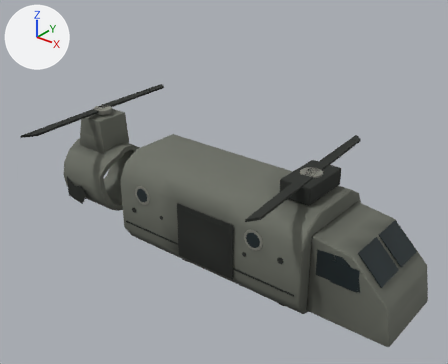
The glTF model apps/range/public/models/crash.glb as it was, and as the next commit left it.
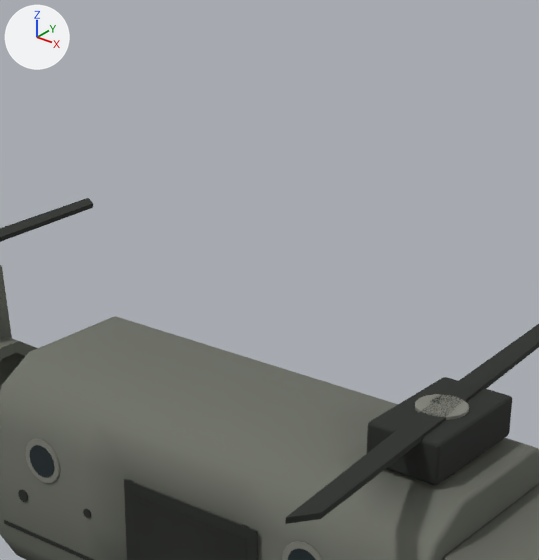
There are two pictures of each version: one whole from a camera (50 mm lens) standing at (7.94, -11.23, 9.07) and looking at (-0.79, -0.32, 2.31), one close up on the part from 28% to 79% of the width and 0% to 65% of the height. The lights are fixed; the arrows at upper left show +X, +Y and +Z. The last two pictures show the newer version.

Names of what the first close-up shows: 'helicopter'.
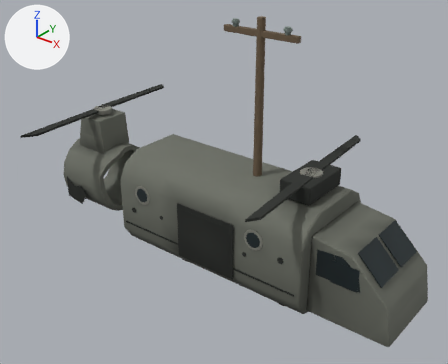
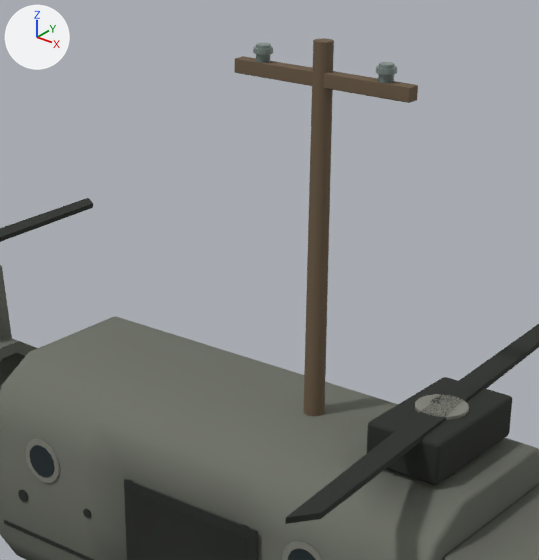
Boxes [x1, y1, x2, y2] around the edits, measured in the close-ups (539 x 560 px):
'utility-pole', added (brown)
    after: [235, 38, 418, 416]
    faces in mat_pole_wood: [235, 38, 418, 416]
    faces in mat_pole_insulator: [253, 43, 397, 83]

The change, as a diff of the scene's bpy script:
```diff
--- a/apps/range/public/models/crash.glb.py
+++ b/apps/range/public/models/crash.glb.py
@@ mat_pole_insulator @@
+mat_pole_insulator = bpy.data.materials.new('pole.insulator')
+# nodes: BsdfPrincipled, Mix, OutputMaterial, VertexColor
+# colours: grey #82908a, mixed with the vertex colours
@@ mat_pole_wood @@
+mat_pole_wood = bpy.data.materials.new('pole.wood')
+# nodes: BsdfPrincipled, Mix, OutputMaterial, VertexColor
+# colours: brown #6c5b46, mixed with the vertex colours
@@ mat_pole_metal @@
+mat_pole_metal = bpy.data.materials.new('pole.metal')
+# nodes: BsdfPrincipled, Mix, OutputMaterial, VertexColor
+# colours: dark grey #454741, mixed with the vertex colours
@@ me_utility_pole @@
+me_utility_pole.from_pydata(...)  # 200 vertices, 372 faces; spans x -1.0..1.0, y -0.15..0.15, z 0.0..6.4
+# faces by material slot: [152, 44, 176]
+me_utility_pole.materials.append(mat_pole_wood)
+me_utility_pole.materials.append(mat_pole_metal)
+me_utility_pole.materials.append(mat_pole_insulator)
@@ ob_utility_pole @@
+ob_utility_pole = bpy.data.objects.new('utility-pole', me_utility_pole)
+ob_utility_pole.location = (0.0, 0.0, 0.0)
```
